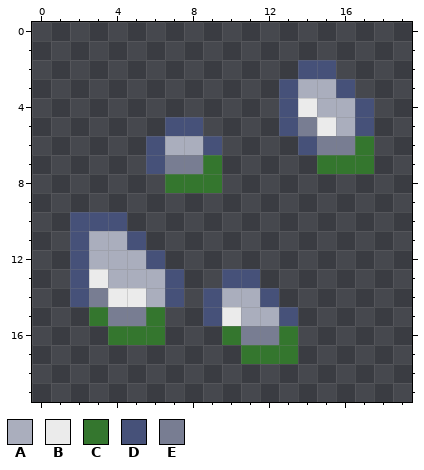
Pixel-art sprite -- Assets/Assets/Grass16.png. The first picture shows the starting point.
The file is 20x20 pixels.
Palette (. is transparent): A #aaaebd  B #ebebeb  C #34762e  D #465179  E #787d92
New version:
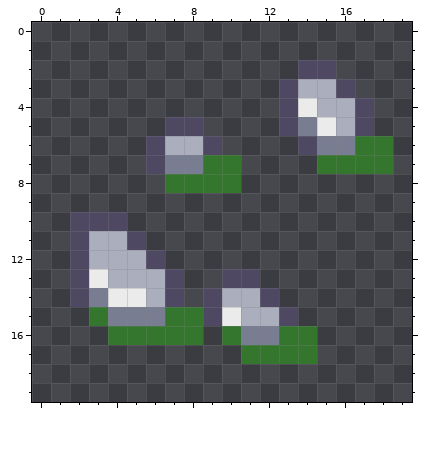
From old to new:
colour D: #465179 -> #4e4863
y 6: x 18 . -> C
y 7: x 10 . -> C; x 18 . -> C
y 8: x 10 . -> C
y 15: x 6..8 C.. -> ECC
y 16: x 7..8 .. -> CC; x 14 . -> C
y 17: x 14 . -> C
Changed places in both pictures, as pixel boxes (x1, y1, x2, y2):
changed: (70, 60, 393, 364)
